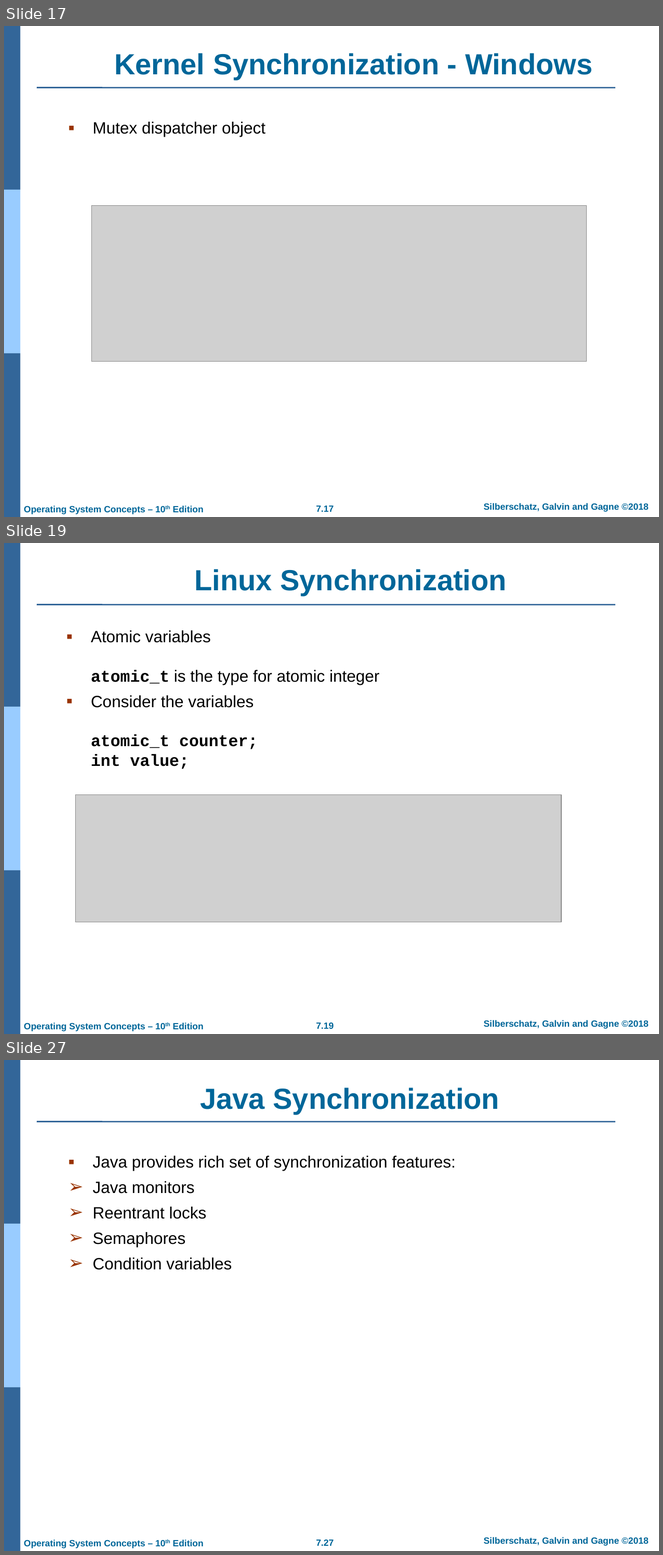
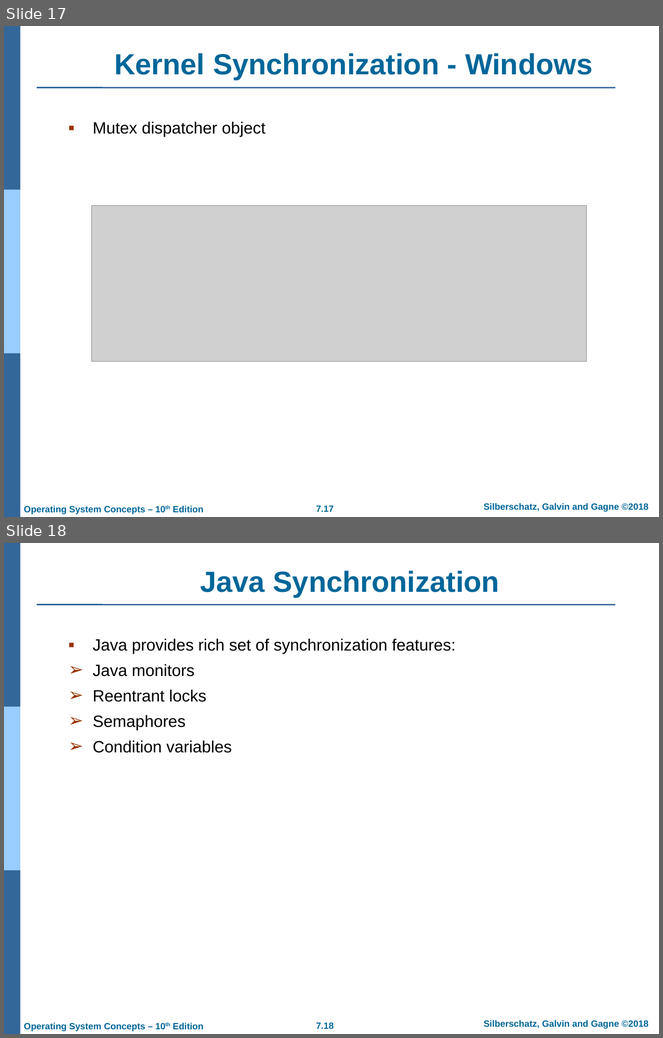
Before and after one commit to atu-se/atu.innomadic.com, a slide deck: courses/os/lectures/ch7.pptx. Shown one above the other, each under a label of ours: slides 17, 19 and 27 before the commit, slides 17 and 18 after it; the slides between them are not shown. The pictures are 663x1555 and 663x1038 pixels, drawn with LibreOffice and Linux fonts; fonts in the diff are those of the drawing; grey boxes stand for pictures; background and template pictures are left out. Boxes give left, top, right and bottom in pixels: in the first picture for what was removed or moved away, otherwise in the second. Text is boxed around its words. In the diff, an @@ line names an element or a change of style, - is before the commit and + after.

```diff
--- a/courses/os/lectures/ch7.pptx
+++ b/courses/os/lectures/ch7.pptx
@@ slide 19 removed at bbox=[4, 543, 659, 1034], background #FFFFFF; not listed: 7 template elements that a slide beside it also shows @@
@@ title removed at bbox=[195, 569, 506, 596] @@
-Linux Synchronization
@@ text removed at bbox=[91, 630, 379, 769] @@
-▪ Atomic variables
-  atomic_t is the type for atomic integer
-▪ Consider the variables
-  atomic_t counter;
-  int value;
@@ picture removed at bbox=[75, 795, 561, 922] @@
@@ what was slide 27 is now slide 18 @@
@@ page number at bbox=[316, 1022, 334, 1029]: text changed @@
-7.27
+7.18
```
Also in this commit, not shown: 1 slide changed, 8 other slides removed.
